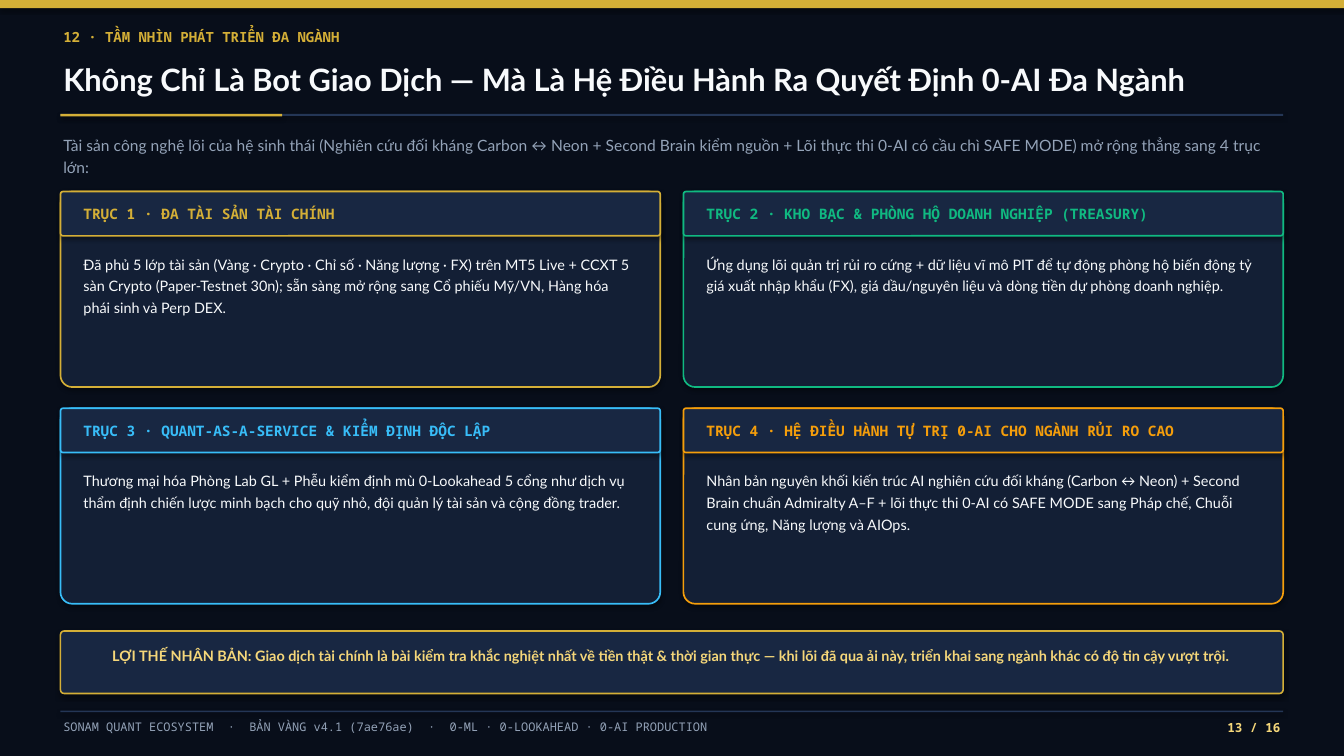
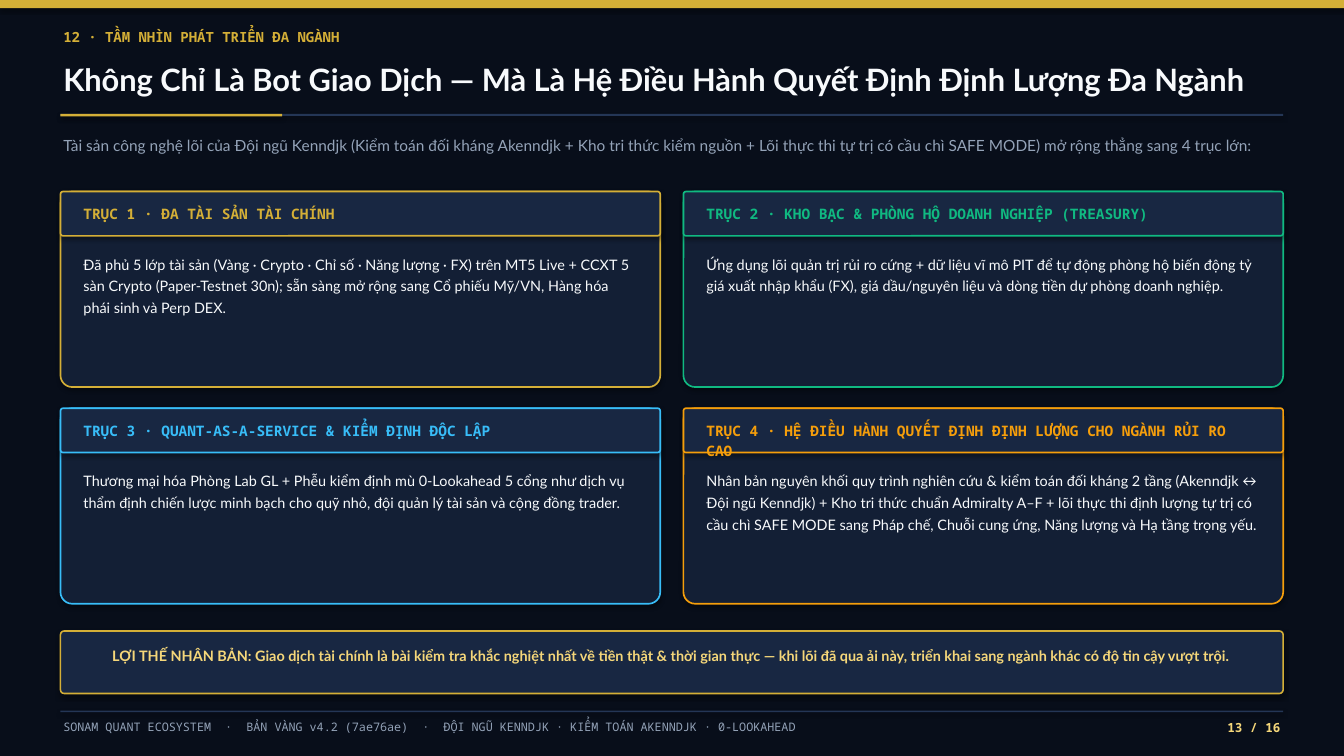
Before and after one commit to kenndjk0412-maker/sonam-quant, a slide deck: slide 13 of Sonam-Quant-Golden-Deck.pptx. Drawn at 1344x756 pixels with LibreOffice and Linux fonts; fonts in the diff are those of the drawing. Boxes give left, top, right and bottom in pixels: in the first picture for what was removed or moved away, otherwise in the second. Text is boxed around its words. In the diff, an @@ line names an element or a change of style, - is before the commit and + after.

Commit message:
Golden Edition v4.2 (7ae76ae) — Pure Quant Institutional Edition (Kenndjk & Akenndjk, 0 AI jargon)

```diff
--- a/Sonam-Quant-Golden-Deck.pptx
+++ b/Sonam-Quant-Golden-Deck.pptx
@@ text at bbox=[63, 66, 1244, 97]: text changed @@
-Không Chỉ Là Bot Giao Dịch — Mà Là Hệ Điều Hành Ra Quyết Định 0-AI Đa Ngành
+Không Chỉ Là Bot Giao Dịch — Mà Là Hệ Điều Hành Quyết Định Định Lượng Đa Ngành
@@ text at bbox=[63, 137, 1252, 154]: text changed; size 11.1 to 11 pt @@
-Tài sản công nghệ lõi của hệ sinh thái (Nghiên cứu đối kháng Carbon ↔ Neon + Second Brain kiểm nguồn + Lõi thực thi 0-AI có cầu chì SAFE MODE) mở rộng thẳng sang 4 trục lớn:
+Tài sản công nghệ lõi của Đội ngũ Kenndjk (Kiểm toán đối kháng Akenndjk + Kho tri thức kiểm nguồn + Lõi thực thi tự trị có cầu chì SAFE MODE) mở rộng thẳng sang 4 trục lớn:
@@ text at bbox=[706, 423, 1225, 456]: text changed @@
-TRỤC 4 · HỆ ĐIỀU HÀNH TỰ TRỊ 0-AI CHO NGÀNH RỦI RO CAO
+TRỤC 4 · HỆ ĐIỀU HÀNH QUYẾT ĐỊNH ĐỊNH LƯỢNG CHO NGÀNH RỦI RO CAO
@@ text at bbox=[706, 474, 1256, 533]: text changed @@
-Nhân bản nguyên khối kiến trúc AI nghiên cứu đối kháng (Carbon ↔ Neon) + Second Brain chuẩn Admiralty A–F + lõi thực thi 0-AI có SAFE MODE sang Pháp chế, Chuỗi cung ứng, Năng lượng và AIOps.
+Nhân bản nguyên khối quy trình nghiên cứu & kiểm toán đối kháng 2 tầng (Akenndjk ↔ Đội ngũ Kenndjk) + Kho tri thức chuẩn Admiralty A–F + lõi thực thi định lượng tự trị có cầu chì SAFE MODE sang Pháp chế, Chuỗi cung ứng, Năng lượng và Hạ tầng trọng yếu.
@@ text at bbox=[63, 720, 795, 733]: text changed; size 8.5 to 8.4 pt @@
-SONAM QUANT ECOSYSTEM · BẢN VÀNG v4.1 (7ae76ae) · 0-ML · 0-LOOKAHEAD · 0-AI PRODUCTION
+SONAM QUANT ECOSYSTEM · BẢN VÀNG v4.2 (7ae76ae) · ĐỘI NGŨ KENNDJK · KIỂM TOÁN AKENNDJK · 0-LOOKAHEAD
```
Also in this commit, not shown: 15 other slides changed, 4 other files.
